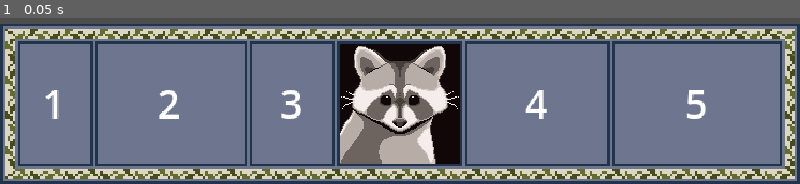
Above: before the commit, frame 1.
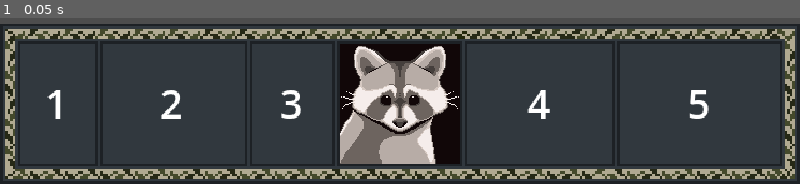
Above: after the commit, the same moment.

Repository: amy-ev/Game-like-Jam
Game: Godot game, scene res://player/player.tscn
The game is run twice, just before and just after one commit, with the same random seed, the same clock (stepped at 60 frames per second) and the same inputs. This scene is started directly instead of the project's main scene.
Inputs:
- Up to frame 1 (0.05 s): no input

The runs differ from the first frame. In frame 1, 84% of the frame differs, in the area x 0-100%, y 3-100%.

Commit message:
updated gui panel with avatar animation

Diff:
--- a/GameLikeJam/world/gui.tscn
+++ b/GameLikeJam/world/gui.tscn
@@ -8,6 +8,38 @@
 [sub_resource type="StyleBoxEmpty" id="StyleBoxEmpty_pn8sv"]
 
 [sub_resource type="StyleBoxEmpty" id="StyleBoxEmpty_wll1r"]
+
+[sub_resource type="AtlasTexture" id="AtlasTexture_lgo0l"]
+atlas = ExtResource("2_uj22v")
+region = Rect2(0, 0, 336, 336)
+
+[sub_resource type="AtlasTexture" id="AtlasTexture_uj22v"]
+atlas = ExtResource("2_uj22v")
+region = Rect2(336, 0, 336, 336)
+
+[sub_resource type="AtlasTexture" id="AtlasTexture_nl0n6"]
+atlas = ExtResource("2_uj22v")
+region = Rect2(672, 0, 336, 336)
+
+[sub_resource type="SpriteFrames" id="SpriteFrames_pn8sv"]
+animations = [{
+"frames": [{
+"duration": 6.0,
+"texture": SubResource("AtlasTexture_lgo0l")
+}, {
+"duration": 2.0,
+"texture": SubResource("AtlasTexture_uj22v")
+}, {
+"duration": 1.0,
+"texture": SubResource("AtlasTexture_nl0n6")
+}, {
+"duration": 1.0,
+"texture": SubResource("AtlasTexture_uj22v")
+}],
+"loop": true,
+"name": &"look-around",
+"speed": 2.0
+}]
 
 [sub_resource type="StyleBoxEmpty" id="StyleBoxEmpty_wcm0j"]
 
@@ -38,7 +70,7 @@
 theme_override_constants/separation = 3
 
 [node name="level" type="PanelContainer" parent="panel/HBoxContainer" unique_id=1712187998]
-custom_minimum_size = Vector2(28, 0)
+custom_minimum_size = Vector2(30, 0)
 layout_mode = 2
 theme_override_styles/panel = SubResource("StyleBoxEmpty_nl0n6")
 
@@ -49,7 +81,7 @@
 vertical_alignment = 1
 
 [node name="score" type="PanelContainer" parent="panel/HBoxContainer" unique_id=1032070076]
-custom_minimum_size = Vector2(59, 0)
+custom_minimum_size = Vector2(57, 0)
 layout_mode = 2
 theme_override_styles/panel = SubResource("StyleBoxEmpty_pn8sv")
 
@@ -70,14 +102,21 @@
 horizontal_alignment = 1
 vertical_alignment = 1
 
-[node name="avatar" type="TextureRect" parent="panel/HBoxContainer" unique_id=1331405842]
-clip_contents = true
+[node name="avatar" type="PanelContainer" parent="panel/HBoxContainer" unique_id=720592192]
+custom_minimum_size = Vector2(48, 0)
 layout_mode = 2
-texture = ExtResource("2_uj22v")
-expand_mode = 3
+theme_override_styles/panel = SubResource("StyleBoxEmpty_wll1r")
+
+[node name="avatar" type="AnimatedSprite2D" parent="panel/HBoxContainer/avatar" unique_id=1851603535]
+position = Vector2(24, 24)
+scale = Vector2(0.143, 0.143)
+sprite_frames = SubResource("SpriteFrames_pn8sv")
+animation = &"look-around"
+autoplay = "look-around"
+frame_progress = 0.56236655
 
 [node name="health" type="PanelContainer" parent="panel/HBoxContainer" unique_id=1384828062]
-custom_minimum_size = Vector2(56, 0)
+custom_minimum_size = Vector2(58, 0)
 layout_mode = 2
 theme_override_styles/panel = SubResource("StyleBoxEmpty_wcm0j")
 
@@ -88,7 +127,7 @@
 vertical_alignment = 1
 
 [node name="goal" type="PanelContainer" parent="panel/HBoxContainer" unique_id=1225673500]
-custom_minimum_size = Vector2(66, 0)
+custom_minimum_size = Vector2(64, 0)
 layout_mode = 2
 theme_override_styles/panel = SubResource("StyleBoxEmpty_t4hft")
 
Binary file changed: GameLikeJam/assets/player-avatar.png
Binary file changed: GameLikeJam/assets/ui-panel.png
